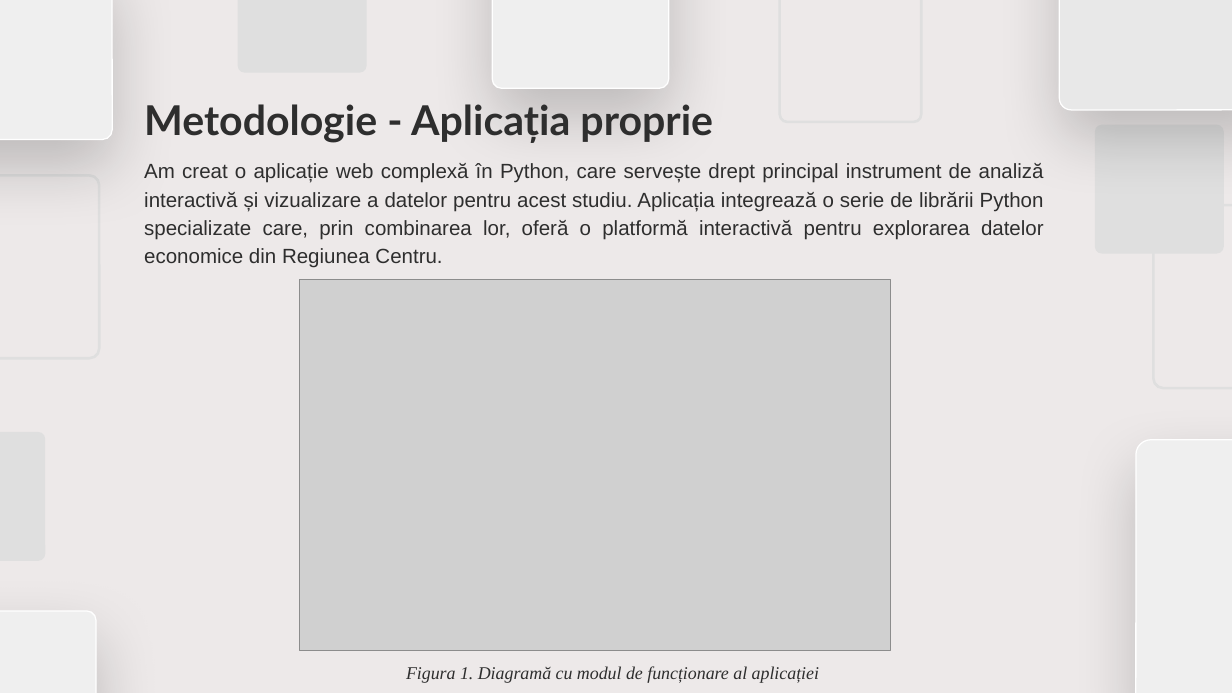
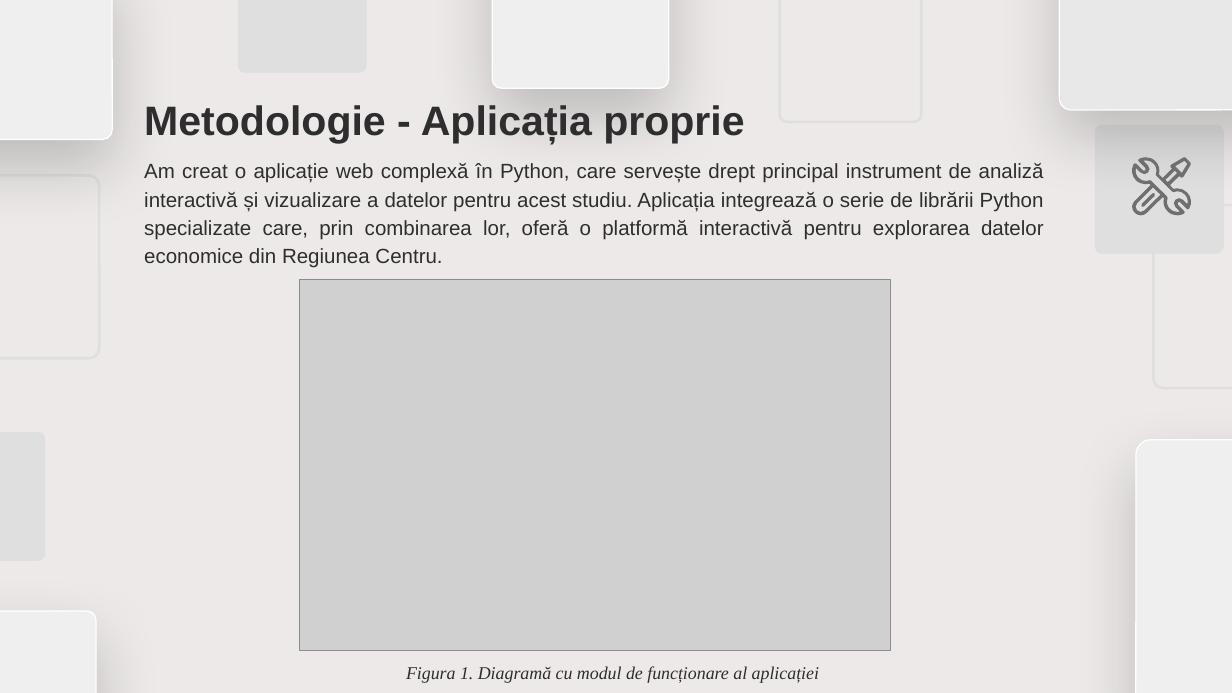
Before and after one commit to d4vjd/Labor-Market-Analysis-App, a slide deck: slide 9 of Prezentare.pptx. Drawn at 1232x693 pixels with LibreOffice and Linux fonts; fonts in the diff are those of the drawing; grey boxes stand for pictures. Boxes give left, top, right and bottom in pixels: in the first picture for what was removed or moved away, otherwise in the second. Text is boxed around its words. In the diff, an @@ line names an element or a change of style, - is before the commit and + after.

```diff
--- a/Prezentare.pptx
+++ b/Prezentare.pptx
@@ text "Metodologie - Aplicația proprie" at <box>144,105,744,143</box>: font Lato to Arial @@
@@ freeform shape added at <box>1131,158,1193,216</box>, fill #707070 @@
@@ freeform shape added at <box>1141,193,1156,207</box>, fill #707070 @@
```
Also in this commit, not shown: 30 other slides changed, 6 slides removed, 6 other files.
